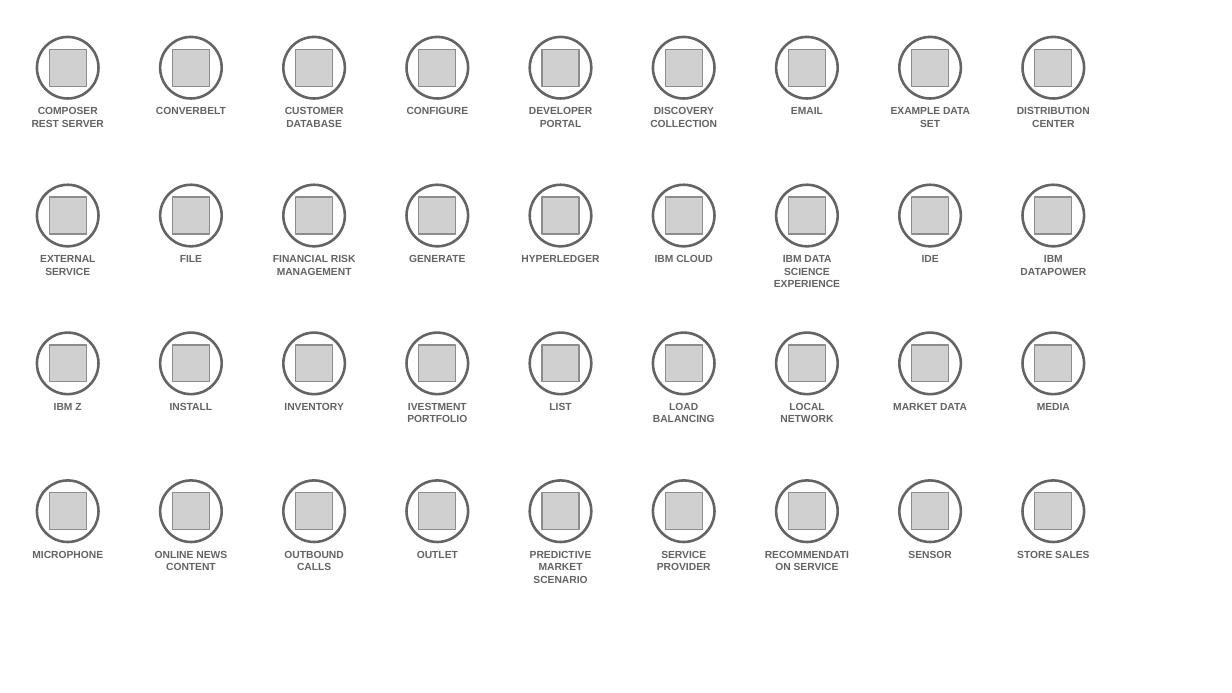
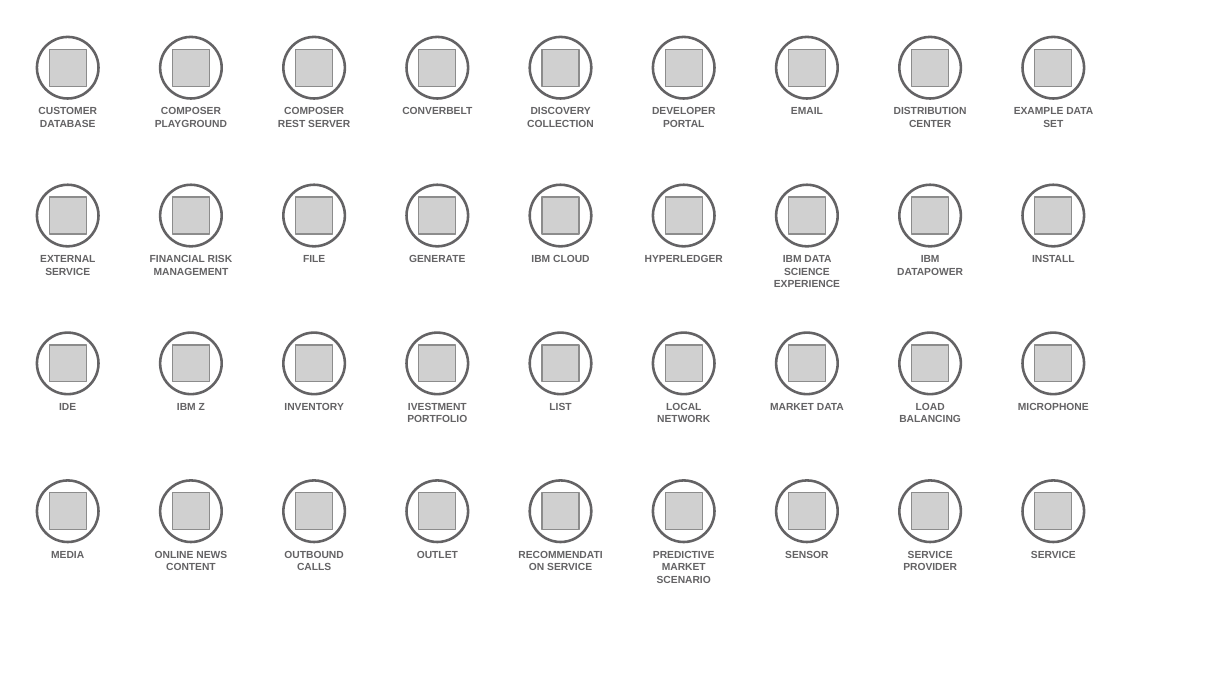
Before and after one commit to l2fprod/myarchitecture, a slide deck: slide 11 of mycatalog-architecture-diagram-template.pptx. Drawn at 1232x693 pixels with LibreOffice and Linux fonts; fonts in the diff are those of the drawing; grey boxes stand for pictures. Boxes give left, top, right and bottom in pixels: in the first picture for what was removed or moved away, otherwise in the second. Text is boxed around its words. In the diff, an @@ line names an element or a change of style, - is before the commit and + after.

```diff
--- a/mycatalog-architecture-diagram-template.pptx
+++ b/mycatalog-architecture-diagram-template.pptx
@@ text at box(38, 107, 97, 127): text changed @@
-COMPOSER REST SERVER
+CUSTOMER DATABASE
@@ text at box(155, 107, 227, 127): text changed @@
-CONVERBELT
+COMPOSER PLAYGROUND
@@ text at box(278, 107, 350, 127): text changed @@
-CUSTOMER DATABASE
+COMPOSER REST SERVER
@@ text at box(402, 107, 472, 114): text changed @@
-CONFIGURE
+CONVERBELT
@@ text "INSTALL": place and size @@
-text "INSTALL" at box(170, 403, 213, 410)
+text "INSTALL" at box(1032, 255, 1075, 262)
@@ text "IDE": place and size @@
-text "IDE" at box(922, 255, 939, 262)
+text "IDE" at box(59, 403, 76, 410)
@@ text "LOAD BALANCING": place and size @@
-text "LOAD BALANCING" at box(653, 403, 715, 422)
+text "LOAD BALANCING" at box(899, 403, 961, 422)
@@ text at box(1018, 403, 1089, 410): text changed @@
-MEDIA
+MICROPHONE
@@ text at box(51, 551, 84, 558): text changed @@
-MICROPHONE
+MEDIA
@@ text "RECOMMENDATION SERVICE": place and size @@
-text "RECOMMENDATION SERVICE" at box(794, 563, 839, 570)
+text "RECOMMENDATION SERVICE" at box(547, 563, 592, 570)
@@ 6 texts: place and size @@
-6 texts at box(54, 107, 970, 583)
+6 texts at box(177, 107, 1093, 583)
@@ 8 texts: place and size @@
-8 texts at box(273, 107, 1090, 558)
+8 texts at box(150, 107, 967, 558)
@@ text "SERVICE PROVIDER": place and size @@
-text "SERVICE PROVIDER" at box(657, 551, 711, 570)
+text "SERVICE PROVIDER" at box(903, 551, 957, 570)
@@ text at box(1031, 551, 1076, 558): text changed @@
-STORE SALES
+SERVICE
```
Also in this commit, not shown: 12 other slides changed, 1 slide added, 1 slide removed.
